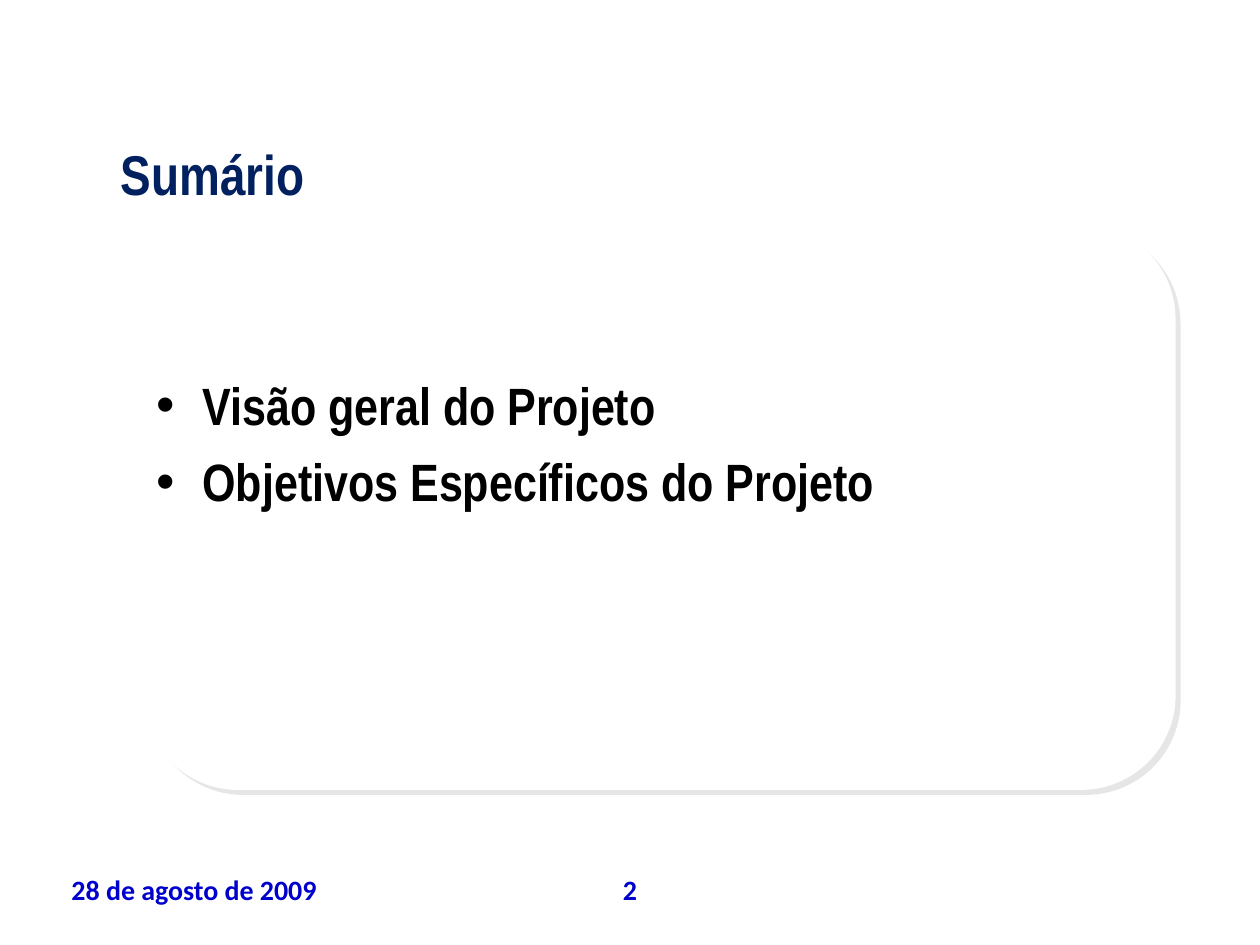
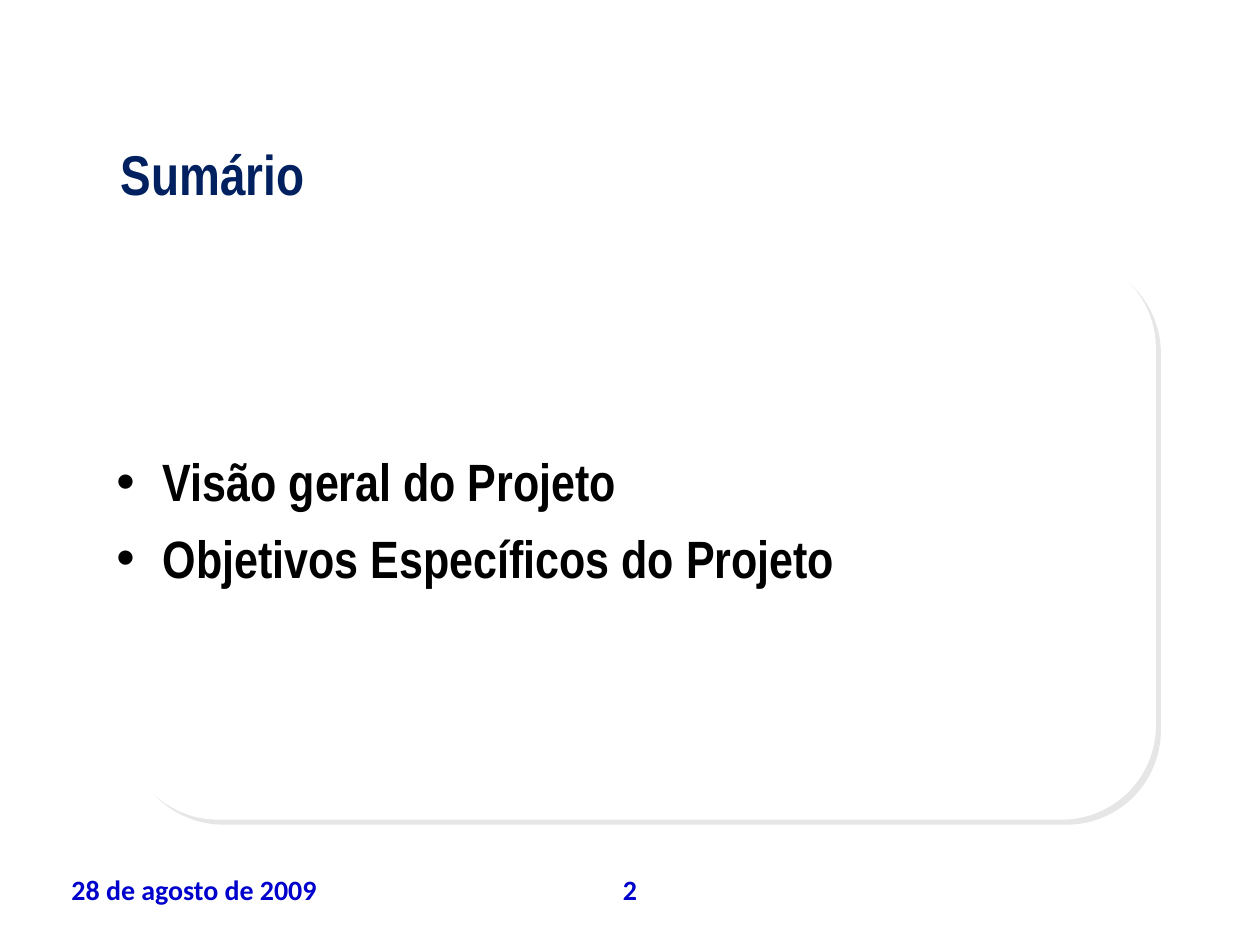
Before and after one commit to leoevaristo/psa20092, a slide deck: slide 2 of ARTEFATOS/TAP_apresentacao.ppt. Drawn at 1260x945 pixels with LibreOffice and Linux fonts; fonts in the diff are those of the drawing; background and template pictures are left out. Boxes give left, top, right and bottom in pixels: in the first picture for what was removed or moved away, otherwise in the second. Text is boxed around its words. In the diff, an @@ line names an element or a change of style, - is before the commit and + after.

```diff
--- a/ARTEFATOS/TAP_apresentacao.ppt
+++ b/ARTEFATOS/TAP_apresentacao.ppt
@@ text "Visão geral do Projeto": place and size @@
-text "Visão geral do Projeto" at <box>202,387,874,512</box>
+text "Visão geral do Projeto" at <box>163,463,834,588</box>
@@ rounded rectangle removed at <box>144,224,1176,790</box> @@
@@ rounded rectangle added at <box>123,255,1155,820</box>, fill #FFFFFF @@
```
Also in this commit, not shown: 24 other slides changed.
